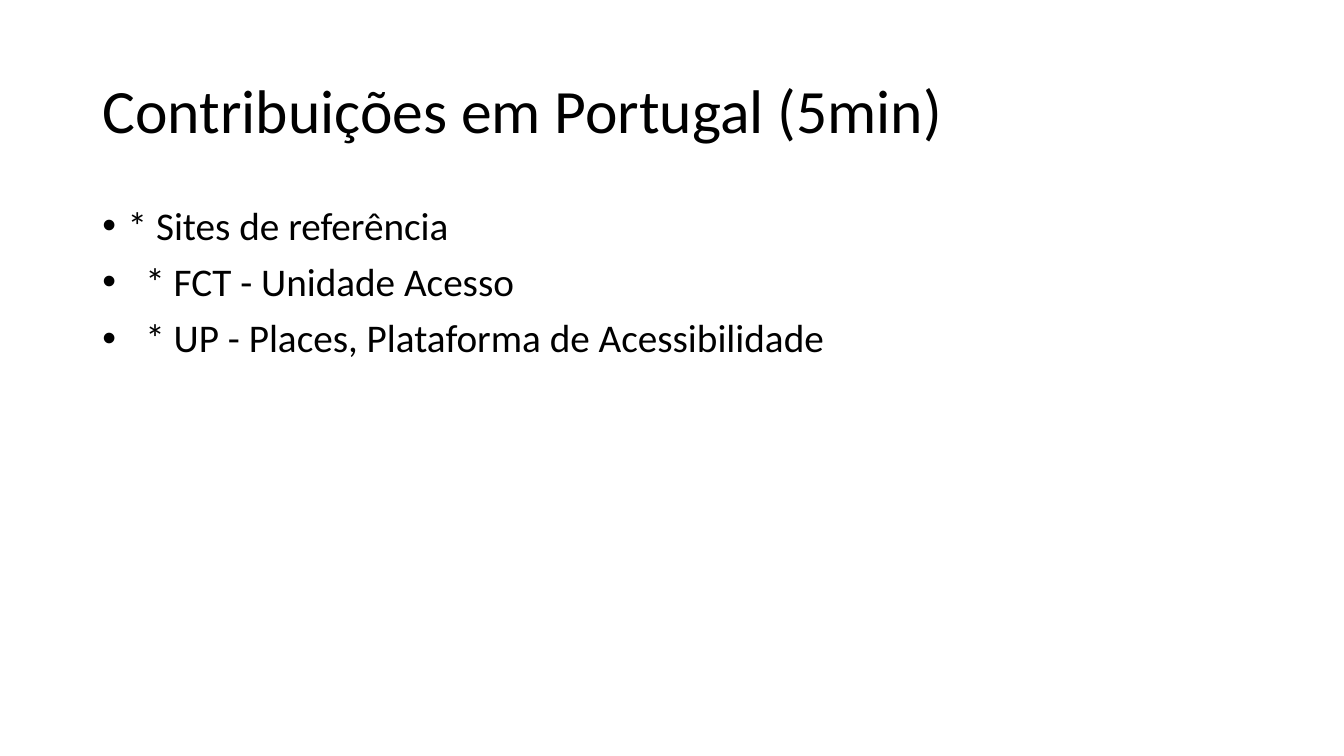
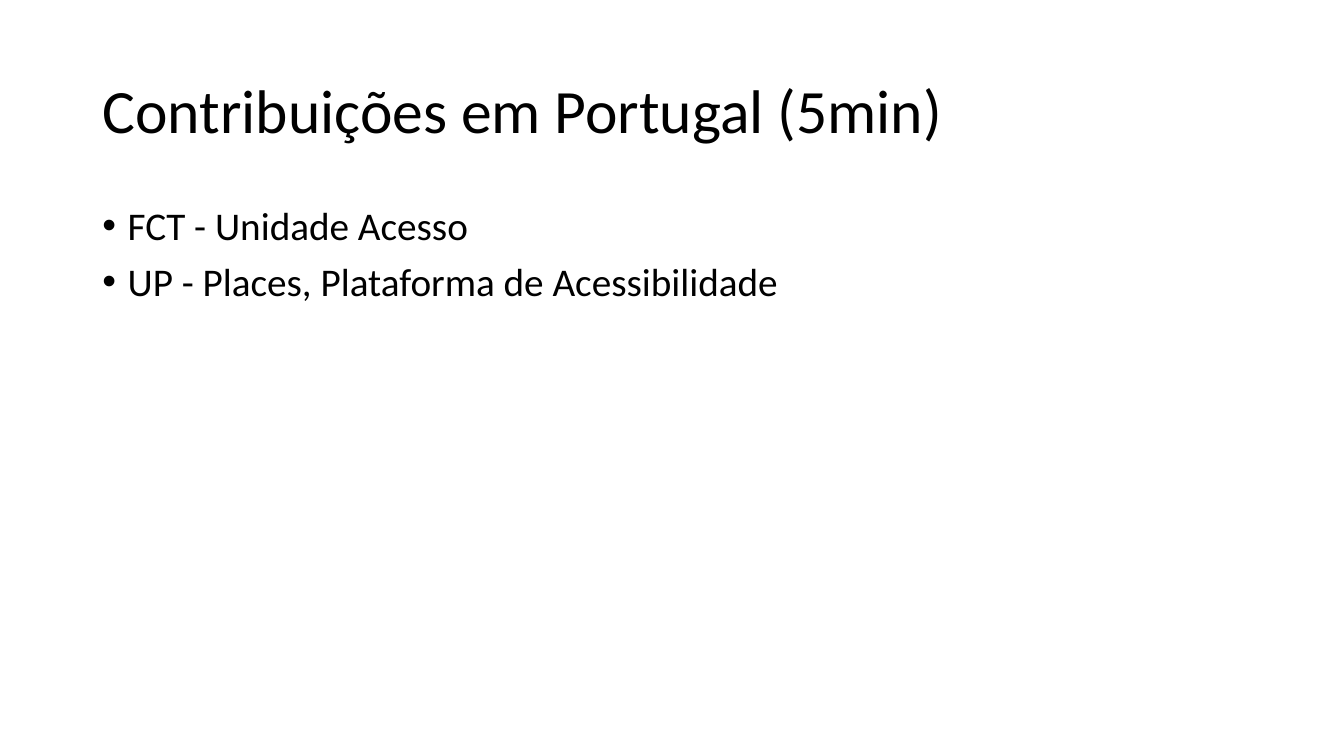
Before and after one commit to aborba/tertulias-nodejs, a slide deck: slide 8 of docs/Accessibility a22908.pptx (slide 6 before the commit). Drawn at 1344x756 pixels with LibreOffice and Linux fonts; fonts in the diff are those of the drawing. Boxes give left, top, right and bottom in pixels: in the first picture for what was removed or moved away, otherwise in the second. Text is boxed around its words. In the diff, an @@ line names an element or a change of style, - is before the commit and + after.

```diff
--- a/docs/Accessibility a22908.pptx
+++ b/docs/Accessibility a22908.pptx
@@ text at [128,212,778,301]: text changed @@
-• * Sites de referência
-• * FCT - Unidade Acesso
-• * UP - Places, Plataforma de Acessibilidade
+• FCT - Unidade Acesso
+• UP - Places, Plataforma de Acessibilidade
```
Also in this commit, not shown: 4 other slides changed, 3 slides added, 1 slide removed.
